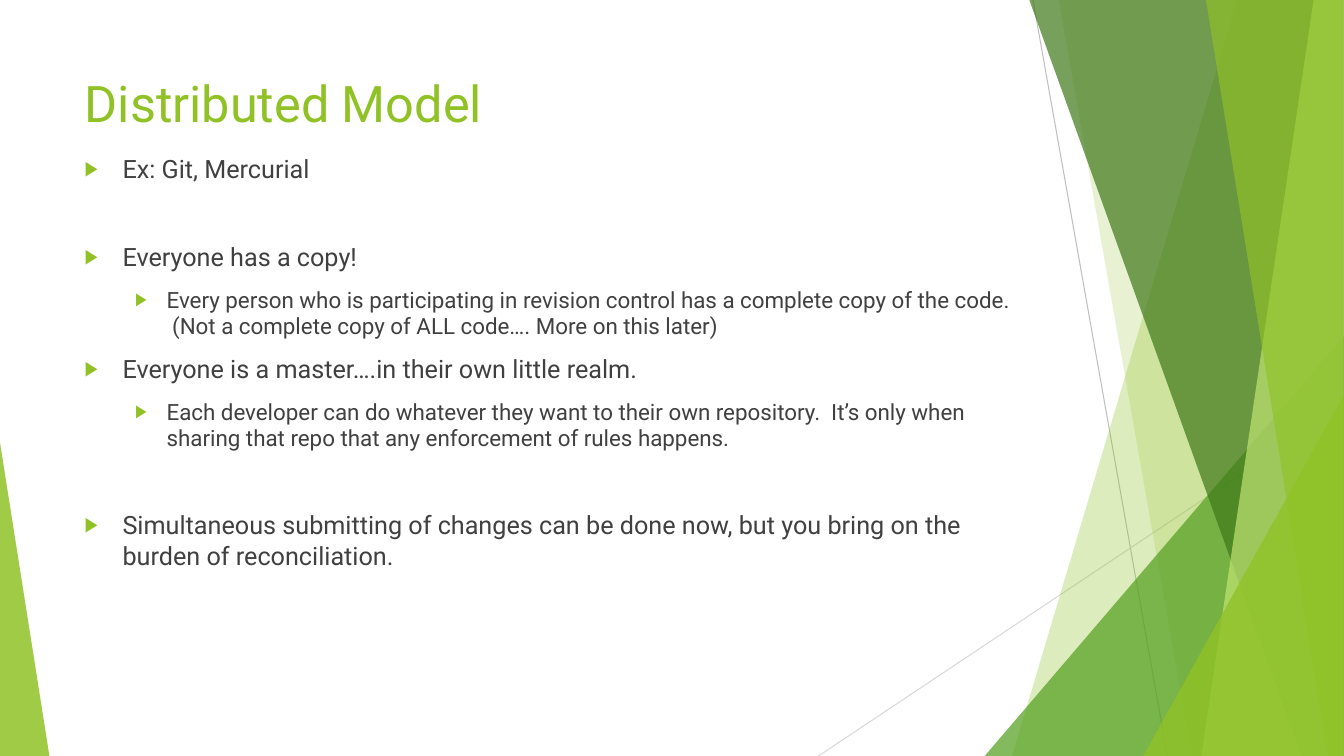
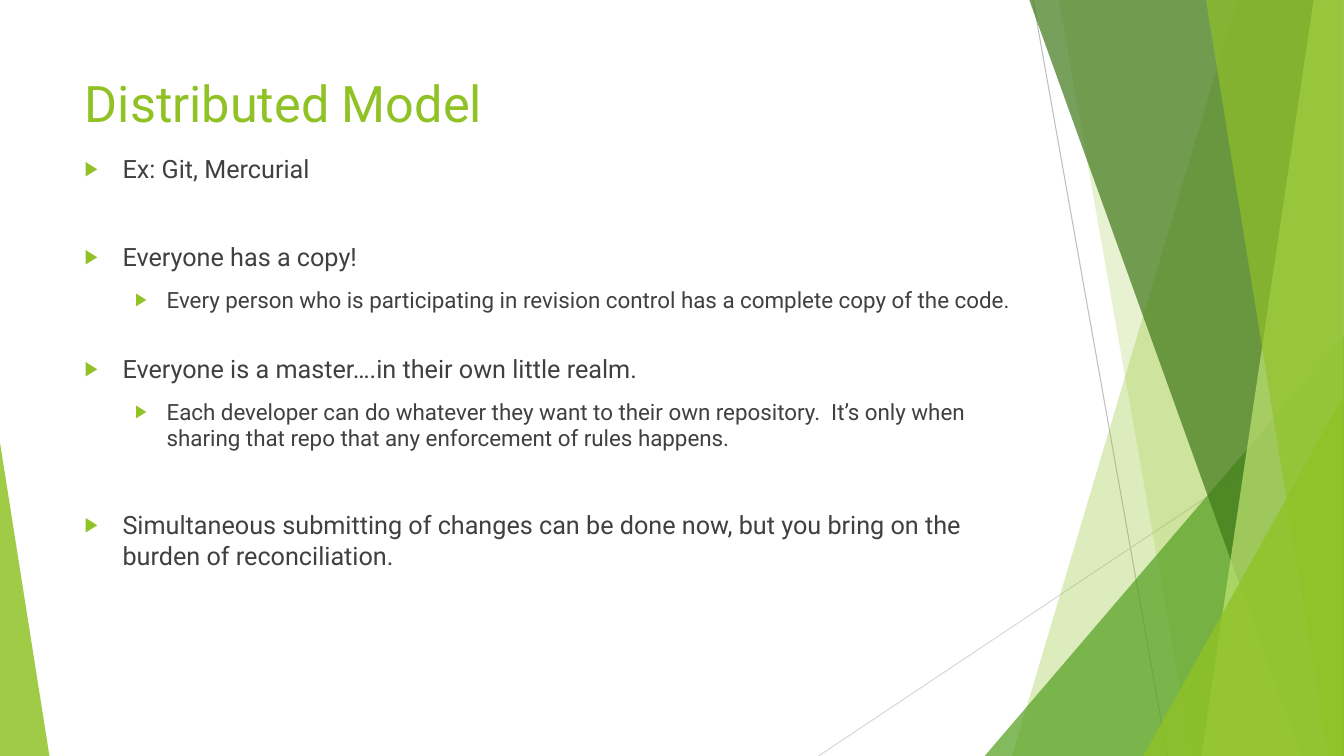
Before and after one commit to sethkaz/git-presentation, a slide deck: slide 8 of Git and LV.pptx. Drawn at 1344x756 pixels with LibreOffice and Linux fonts; fonts in the diff are those of the drawing. Boxes give left, top, right and bottom in pixels: in the first picture for what was removed or moved away, otherwise in the second. Text is boxed around its words. In the diff, an @@ line names an element or a change of style, - is before the commit and + after.

```diff
--- a/Git and LV.pptx
+++ b/Git and LV.pptx
@@ text at <box>167,291,1010,313</box>: text changed @@
-  ▶ Every person who is participating in revision control has a complete copy of the code. (Not a complete copy of ALL code…. More on this later)
+  ▶ Every person who is participating in revision control has a complete copy of the code.
```
Also in this commit, not shown: 9 other slides changed, 1 slide added.
